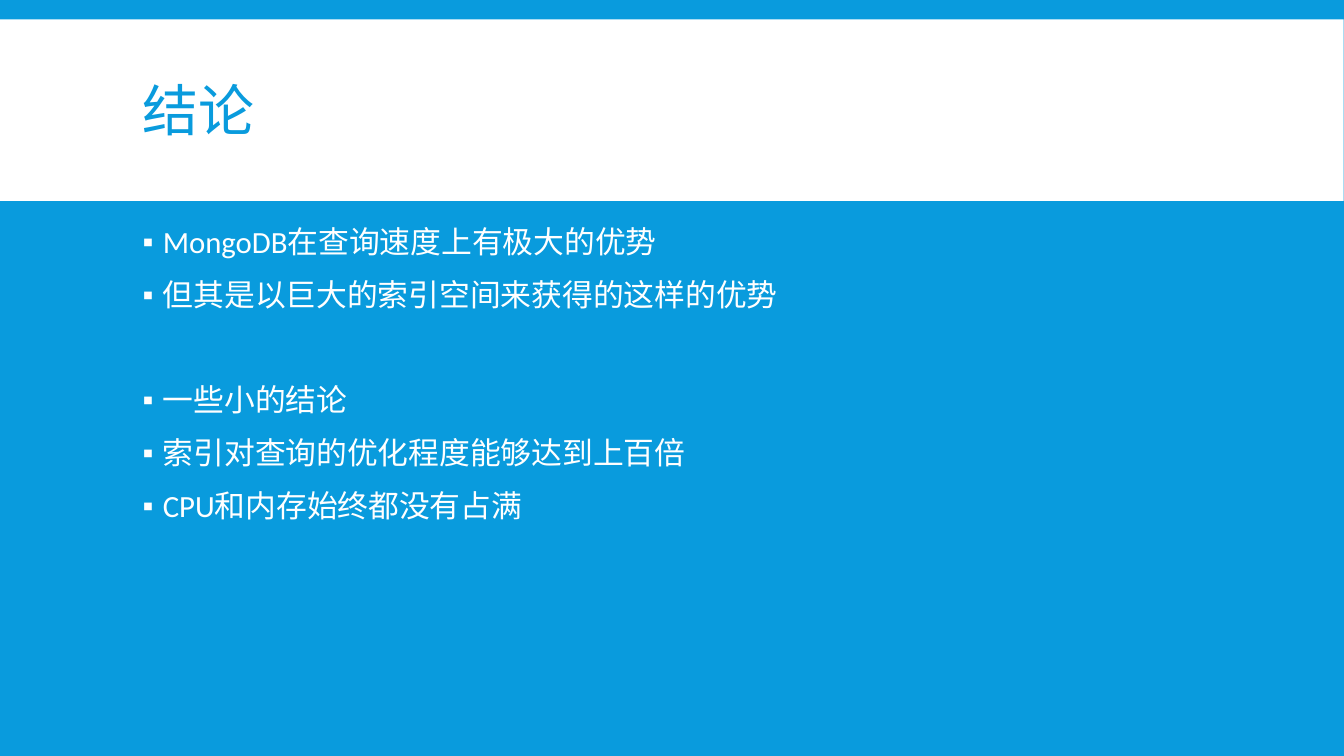
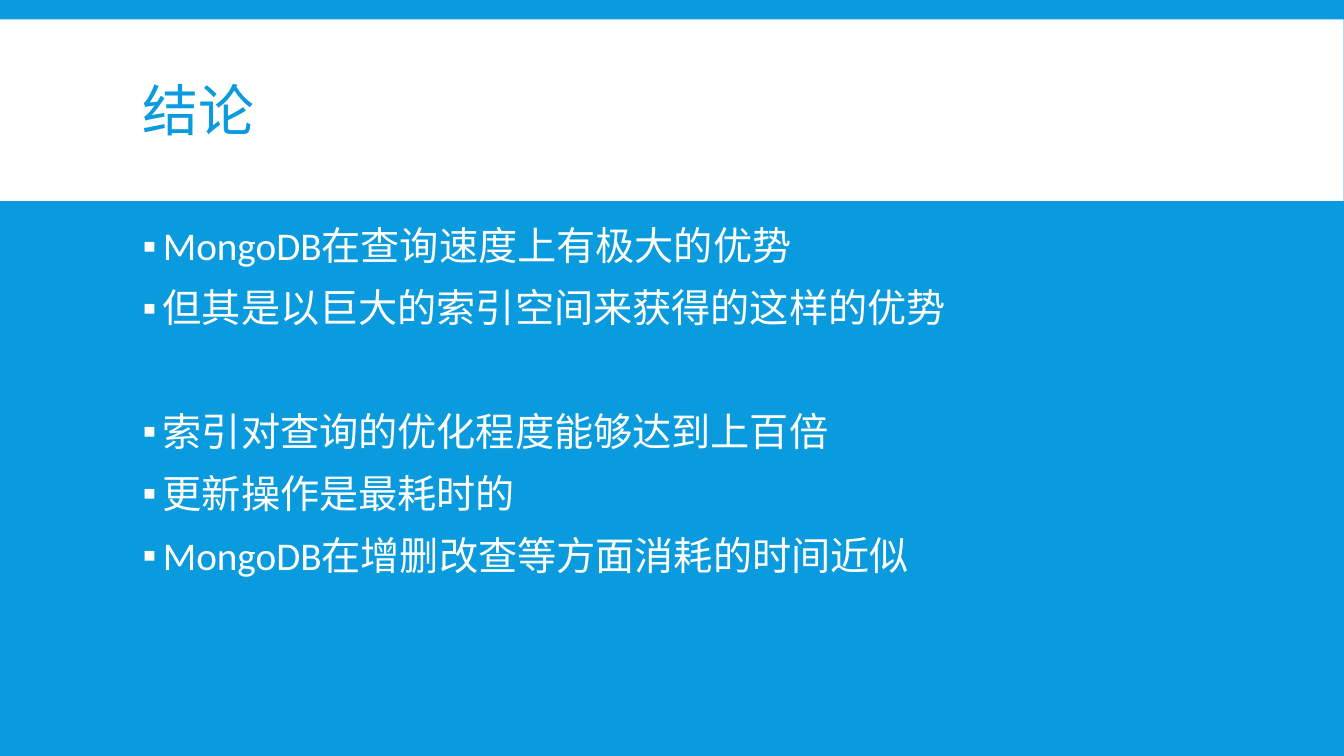
Before and after one commit to b4ubles/PCBNS, a slide deck: slide 17 of doc/NoSQL vs SQL.pptx. Drawn at 1344x756 pixels with LibreOffice and Linux fonts; fonts in the diff are those of the drawing. Boxes give left, top, right and bottom in pixels: in the first picture for what was removed or moved away, otherwise in the second. Text is boxed around its words. In the diff, an @@ line names an element or a change of style, - is before the commit and + after.

```diff
--- a/doc/NoSQL vs SQL.pptx
+++ b/doc/NoSQL vs SQL.pptx
@@ text at (163, 227, 946, 450): size 22 to 28 pt in "MongoDB在查询速度上有极大的优势", "但其是以巨大的索引空间来获得的这样的优势", "索引对查询的优化程度能够达到上百倍" @@
@@ text at (163, 385, 347, 414): paragraph removed @@
-▪ 一些小的结论
@@ text at (163, 475, 909, 577): text changed; size 22 to 28 pt @@
-▪ CPU和内存始终都没有占满
+▪ 更新操作是最耗时的
+▪ MongoDB在增删改查等方面消耗的时间近似
```
Also in this commit, not shown: 7 other slides changed, 1 slide added.
